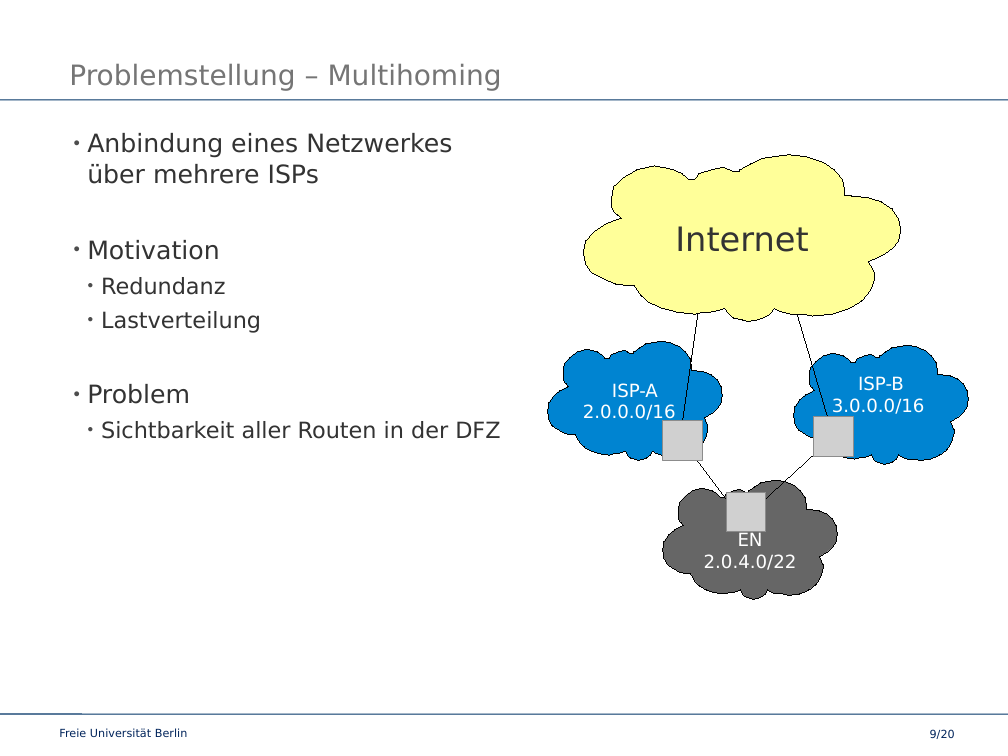
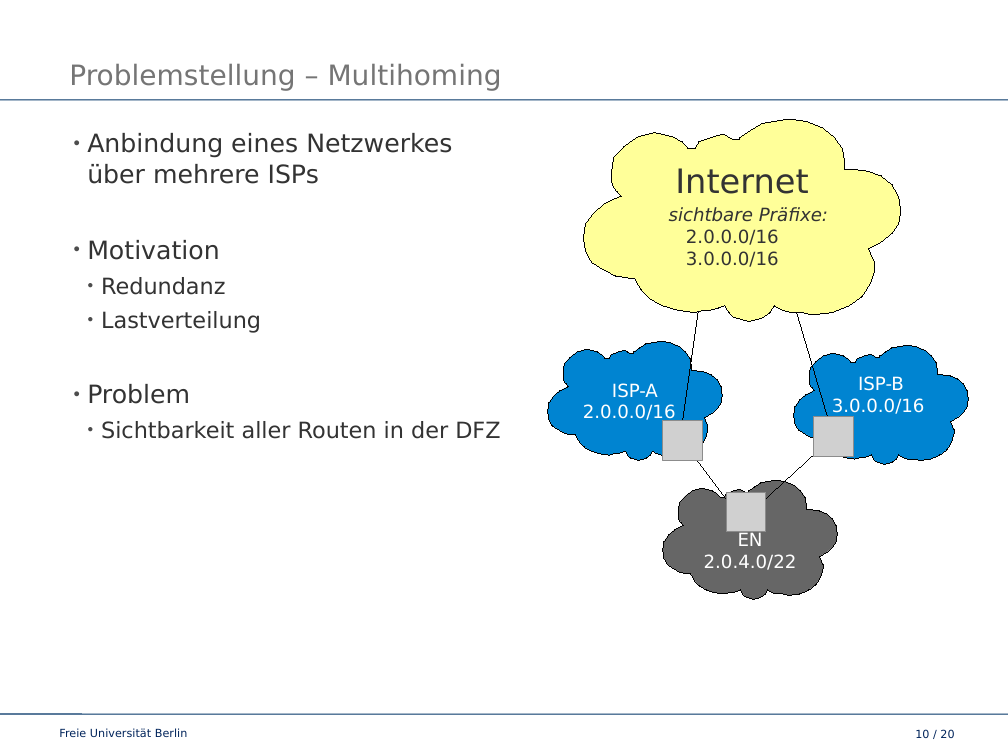
Before and after one commit to slomo/whyTheInternetSucks, a slide deck: slide 10 of talk/presentation.odp (slide 9 before the commit). Drawn at 1008x756 pixels with LibreOffice and Linux fonts; fonts in the diff are those of the drawing; grey boxes stand for pictures; background and template pictures are left out. Boxes give left, top, right and bottom in pixels: in the first picture for what was removed or moved away, otherwise in the second. Text is boxed around its words. In the diff, an @@ line names an element or a change of style, - is before the commit and + after.

```diff
--- a/talk/presentation.odp
+++ b/talk/presentation.odp
@@ freeform shape "Internet": place and size @@
-freeform shape "Internet" at box(584, 155, 901, 322)
+freeform shape "Internet" at box(584, 119, 901, 322)
@@ text added at box(669, 207, 828, 267), 13 pt, text #333333 @@
+sichtbare Präfixe:
+2.0.0.0/16
+3.0.0.0/16
@@ page number at box(915, 729, 954, 738): text changed @@
-9/20
+10 / 20
```
Also in this commit, not shown: 12 other slides changed, 5 slides added, 3 slides removed.
